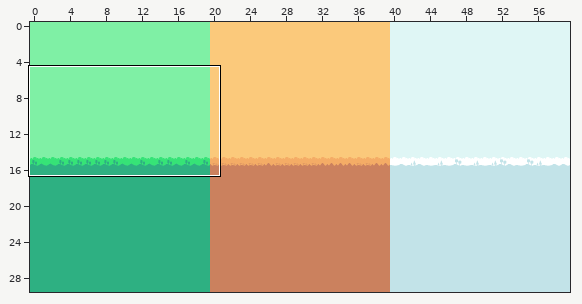
Tiled map (JSON): assets/start-end-background.tmj. The picture above shows the old version from afar; the outline marks the close-up.
Close-up. Earlier state:
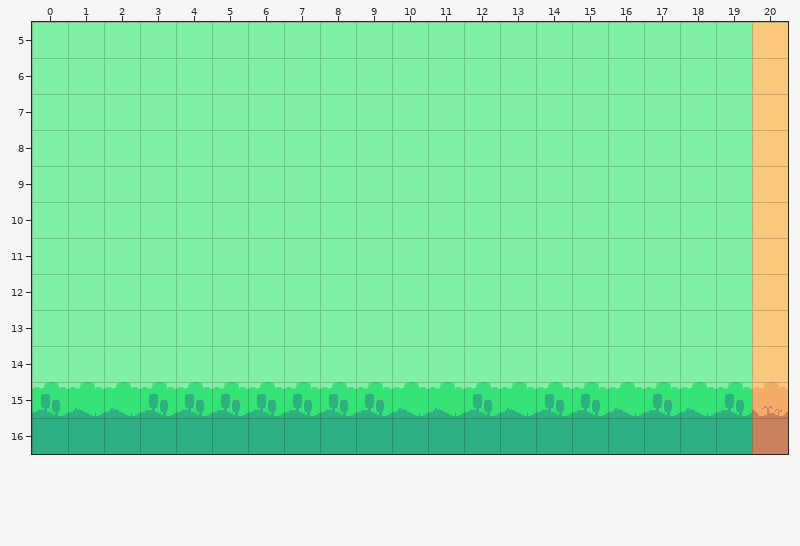
Cells are 24x24 px. Shown: x 0..20, y 5..16. The commit also changed other parts of the map, which this record leaves out.
After:
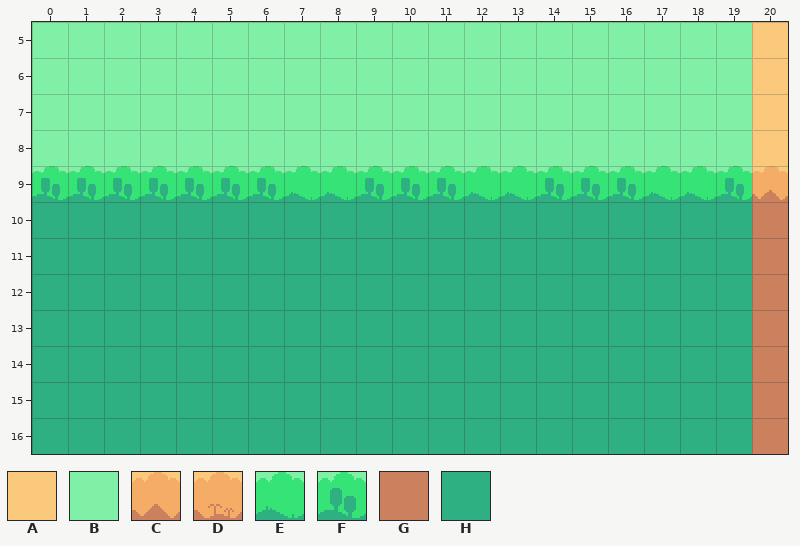
Key: from "background_tilemap_packed": A 4, B 6, C 12, D 13, E 14, F 15, G 20, H 22.
_ is an empty cell.
The edit:
{"where": "layer \"Background\""}
{"y":9,"x":0,"old":"BBBBBBBBBBBBBBBBBBBBA","new":"FFFFFFFEEFFFEEFFFEEFC"}
{"y":10,"x":0,"old":"BBBBBBBBBBBBBBBBBBBBA","new":"HHHHHHHHHHHHHHHHHHHHG"}
{"y":11,"x":0,"old":"BBBBBBBBBBBBBBBBBBBBA","new":"HHHHHHHHHHHHHHHHHHHHG"}
{"y":12,"x":0,"old":"BBBBBBBBBBBBBBBBBBBBA","new":"HHHHHHHHHHHHHHHHHHHHG"}
{"y":13,"x":0,"old":"BBBBBBBBBBBBBBBBBBBBA","new":"HHHHHHHHHHHHHHHHHHHHG"}
{"y":14,"x":0,"old":"BBBBBBBBBBBBBBBBBBBBA","new":"HHHHHHHHHHHHHHHHHHHHG"}
{"y":15,"x":0,"old":"FEEFFFFFFFEEFEFFEFEFD","new":"HHHHHHHHHHHHHHHHHHHHG"}
{"label":"changed","picture_box":[32,166,788,416]}
